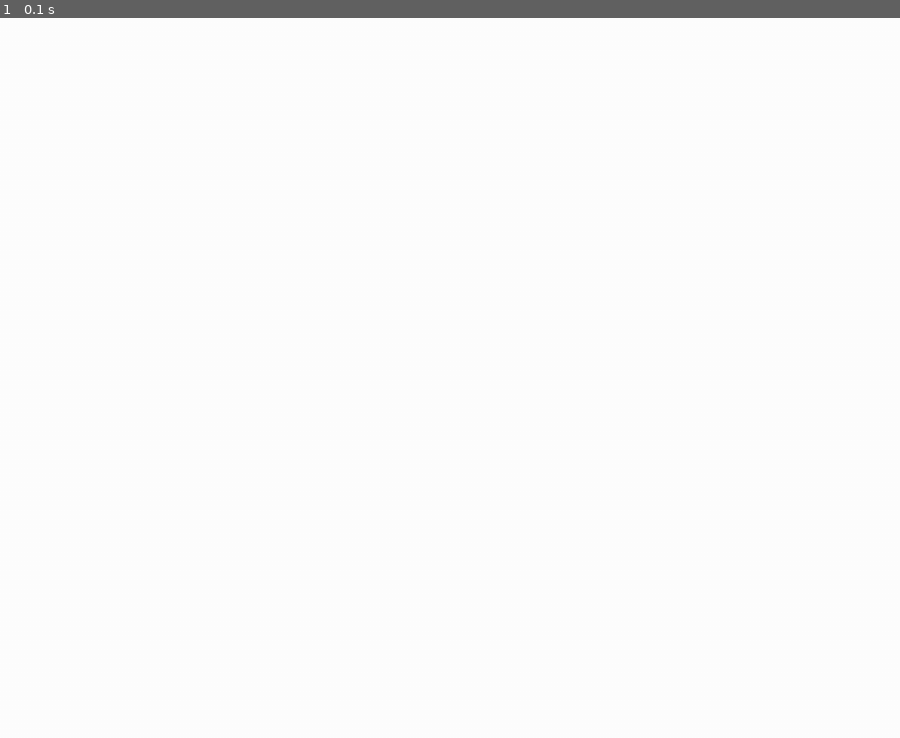
Above: before the commit, frame 1.
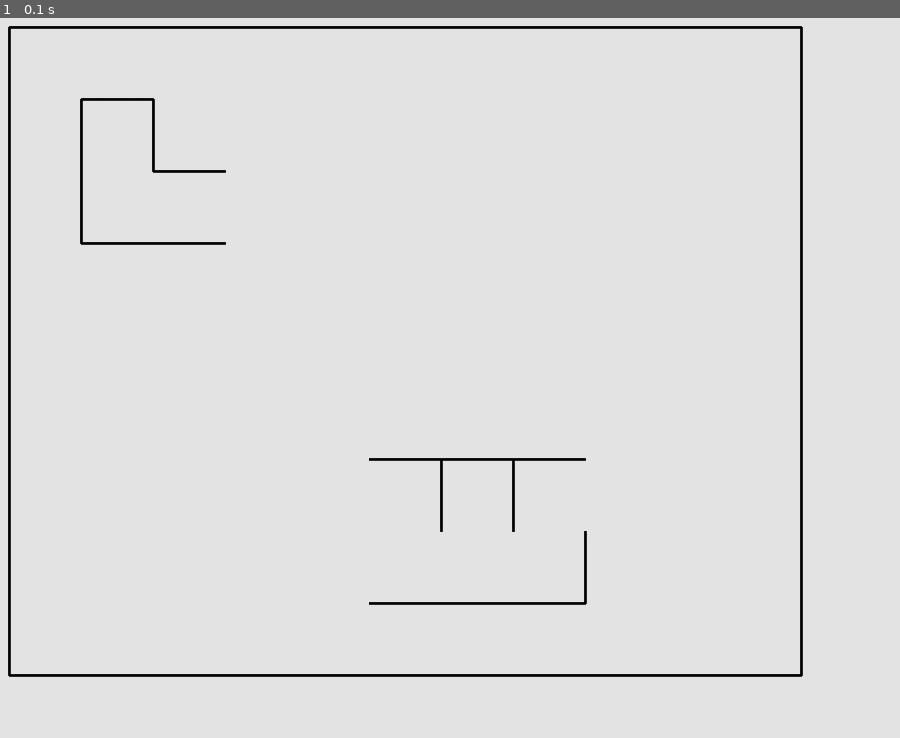
Above: after the commit, the same moment.

Repository: LankinMikhail/PyGame-project
Game: pygame game, started from Main.py
Same seed, same stepped clock (60 frames per second), same inputs: the game is played once before the commit and once after it.
Inputs:
- Up to frame 1 (0.1 s): no input

The runs differ from the first frame. In frame 1, 78% of the frame differs, in the area x 0-100%, y 0-100%.

Commit message:
теперь есть стенки

Diff:
--- a/Main.py
+++ b/Main.py
@@ -10,16 +10,53 @@
         self.cell_size = None
         self.width = width
         self.height = height
-        self.board = [[0] * width for _ in range(height)]
-        self.move = 0
+        self.board = [[""] * width for _ in range(height)]
+        self.set_default()
 
     def set_view(self, left, top, cell_size):
         self.left = left
         self.top = top
         self.cell_size = cell_size
 
+    def set_default(self):
+        for j in range(self.width):
+            for i in range(self.height):
+                self.board[i][j] = ""
+        for i in range(self.width):
+            self.board[0][i] += "U"
+            self.board[-1][i] += "D"
+        for i in range(self.height):
+            self.board[i][0] += "L"
+            self.board[i][-1] += "R"
+
+    def fill(self, level):
+        for j in range(self.width):
+            for i in range(self.height):
+                self.board[i][j] += level[i][j]
+
     def render(self, screen):
-        pass
+        for j in range(self.width):
+            for i in range(self.height):
+                if "U" in self.board[i][j]:
+                    pygame.draw.line(screen, "black",
+                                     (self.top + j * self.cell_size, self.left + i * self.cell_size),
+                                     (self.top + (j + 1) * self.cell_size, self.left + i * self.cell_size),
+                                     3)
+                if "L" in self.board[i][j]:
+                    pygame.draw.line(screen, "black",
+                                     (self.top + j * self.cell_size, self.left + i * self.cell_size),
+                                     (self.top + j * self.cell_size, self.left + (i + 1) * self.cell_size),
+                                     3)
+                if "D" in self.board[i][j]:
+                    pygame.draw.line(screen, "black",
+                                     (self.top + j * self.cell_size, self.left + (i + 1) * self.cell_size),
+                                     (self.top + (j + 1) * self.cell_size, self.left + (i + 1) * self.cell_size),
+                                     3)
+                if "R" in self.board[i][j]:
+                    pygame.draw.line(screen, "black",
+                                     (self.top + (j + 1) * self.cell_size, self.left + i * self.cell_size),
+                                     (self.top + (j + 1) * self.cell_size, self.left + (i + 1) * self.cell_size),
+                                     3)
 
     def get_cell(self, coords):
         if coords[0] < self.left or coords[1] < self.top or (
@@ -40,14 +77,27 @@
         return cell
 
 
+level1 = [["", "", "", "", "", "", "", "", "", "", ""],
+          ["", "RLU", "", "", "", "", "", "", "", "", ""],
+          ["", "LD", "UD", "", "", "", "", "", "", "", ""],
+          ["", "", "", "", "", "", "", "", "", "", ""],
+          ["", "", "", "", "", "", "", "", "", "", ""],
+          ["", "", "", "", "", "", "", "", "", "", ""],
+          ["", "", "", "", "", "UR", "U", "LU", "", "", ""],
+          ["", "", "", "", "", "D", "D", "DR", "", "", ""],
+          ["", "", "", "", "", "", "", "", "", "", ""]]
 FPS = 30
 if __name__ == "__main__":
     pygame.init()
     screen = pygame.display.set_mode((1000, 800))
     running = True
+    field = Board(11, 9)
+    field.set_view(10, 10, 80)
+    field.fill(level1)
     while running:
         for event in pygame.event.get():
             if event.type == pygame.QUIT:
                 running = False
-        screen.fill("white")
+        screen.fill((230, 230, 230))
+        field.render(screen)
         pygame.display.flip()
